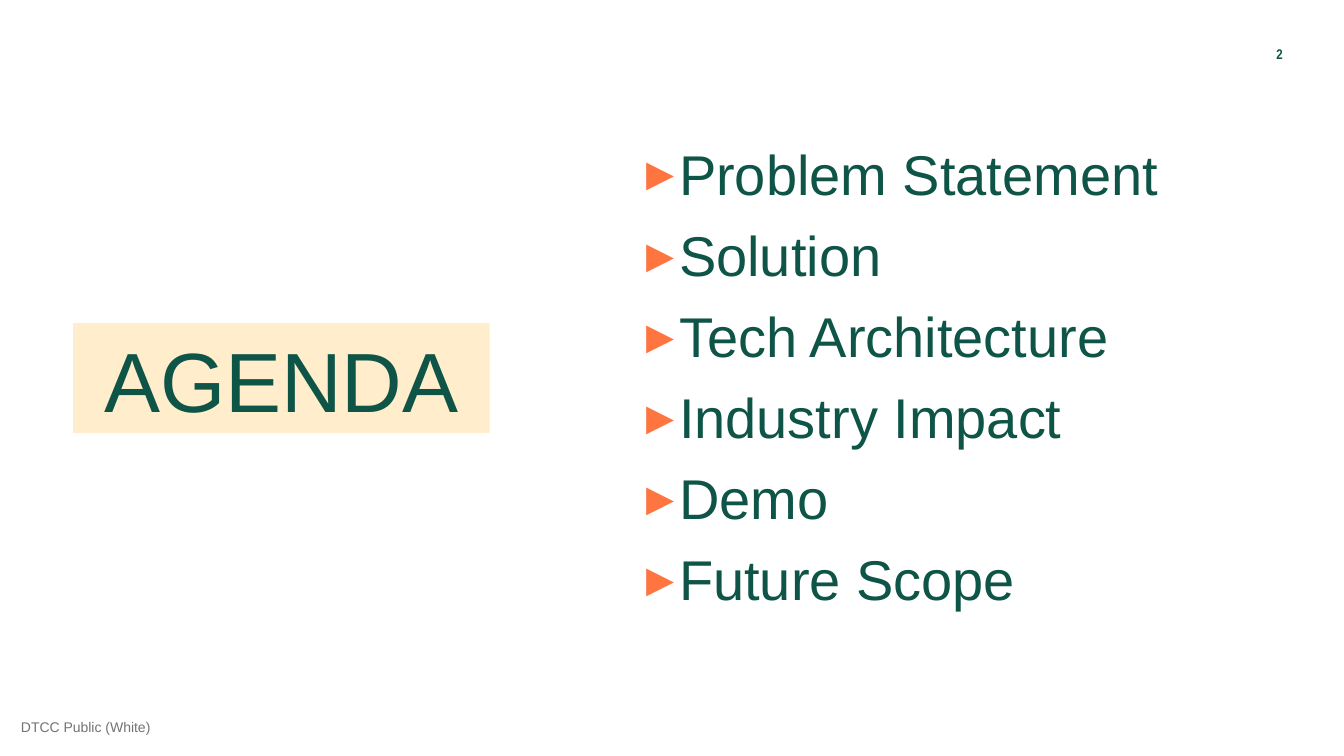
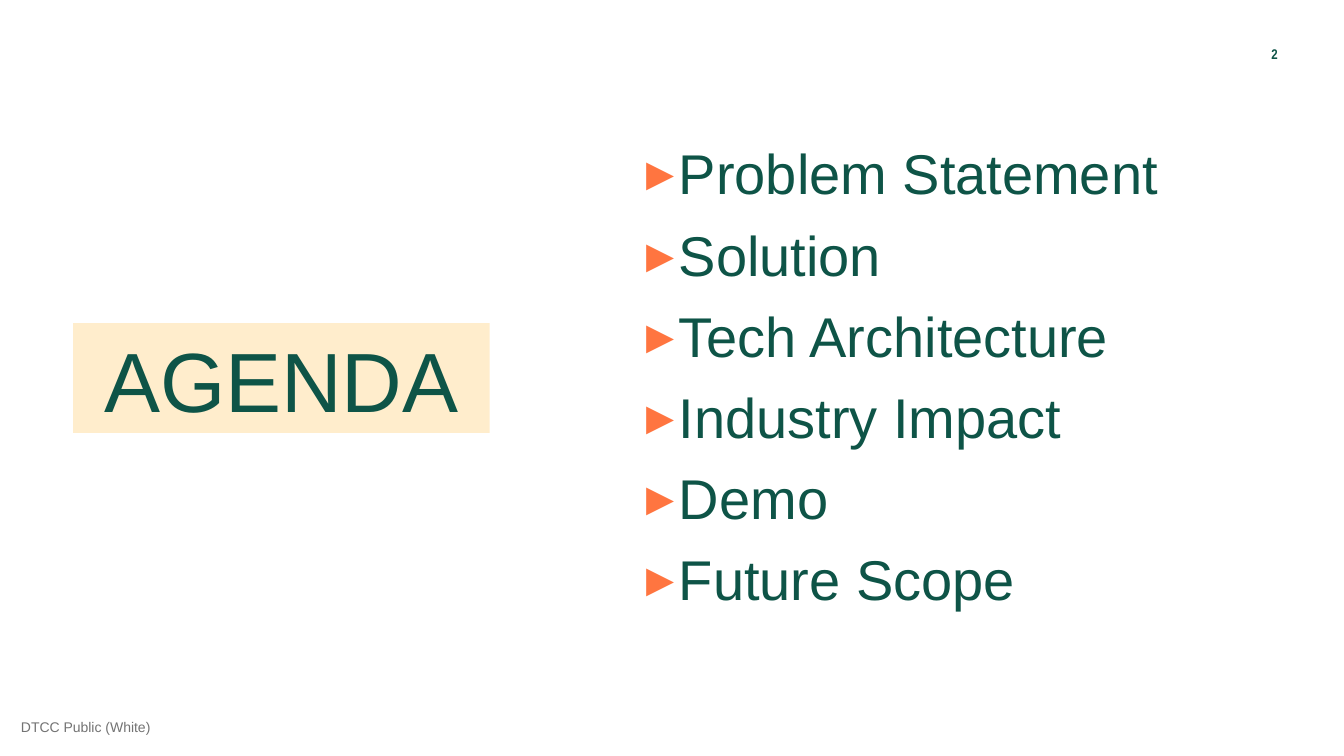
Before and after one commit to finos-labs/dtcch-2025-broadridge-aws, a slide deck: slide 2 of deck/BR-AWS_DTCC AI Hackathon.pptx. Drawn at 1344x756 pixels with LibreOffice and Linux fonts; fonts in the diff are those of the drawing. Boxes give left, top, right and bottom in pixels: in the first picture for what was removed or moved away, otherwise in the second. Text is boxed around its words. In the diff, an @@ line names an element or a change of style, - is before the commit and + after.

```diff
--- a/deck/BR-AWS_DTCC AI Hackathon.pptx
+++ b/deck/BR-AWS_DTCC AI Hackathon.pptx
@@ page number added at [1271, 49, 1277, 59], 10 pt, text #0E5447, bold @@
+  2
@@ page number removed at [1276, 49, 1282, 59] @@
-  2
```
Also in this commit, not shown: 11 other slides changed.
